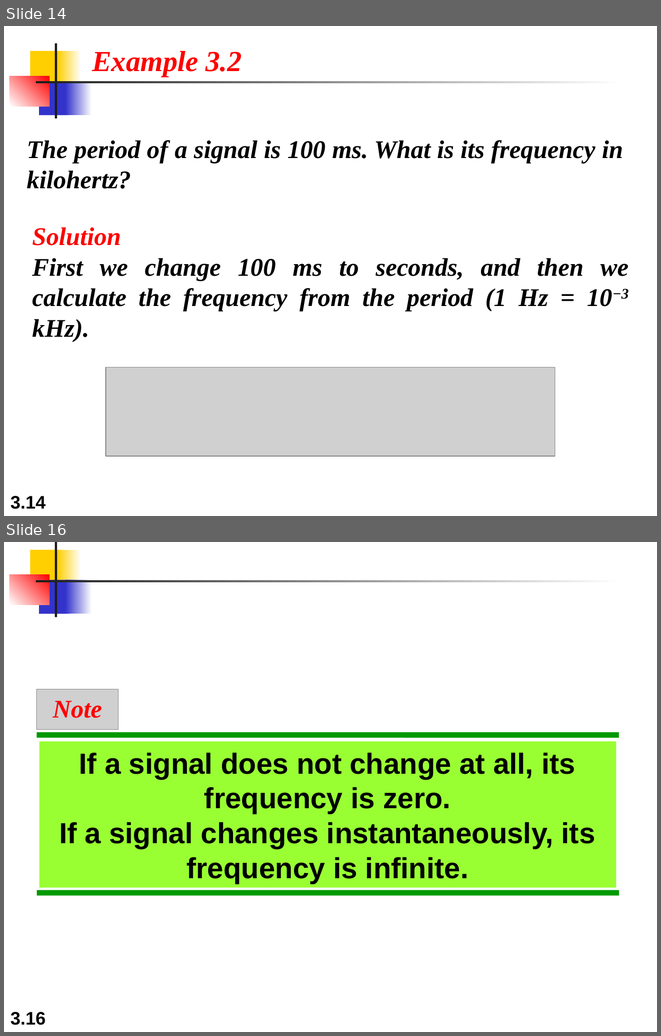
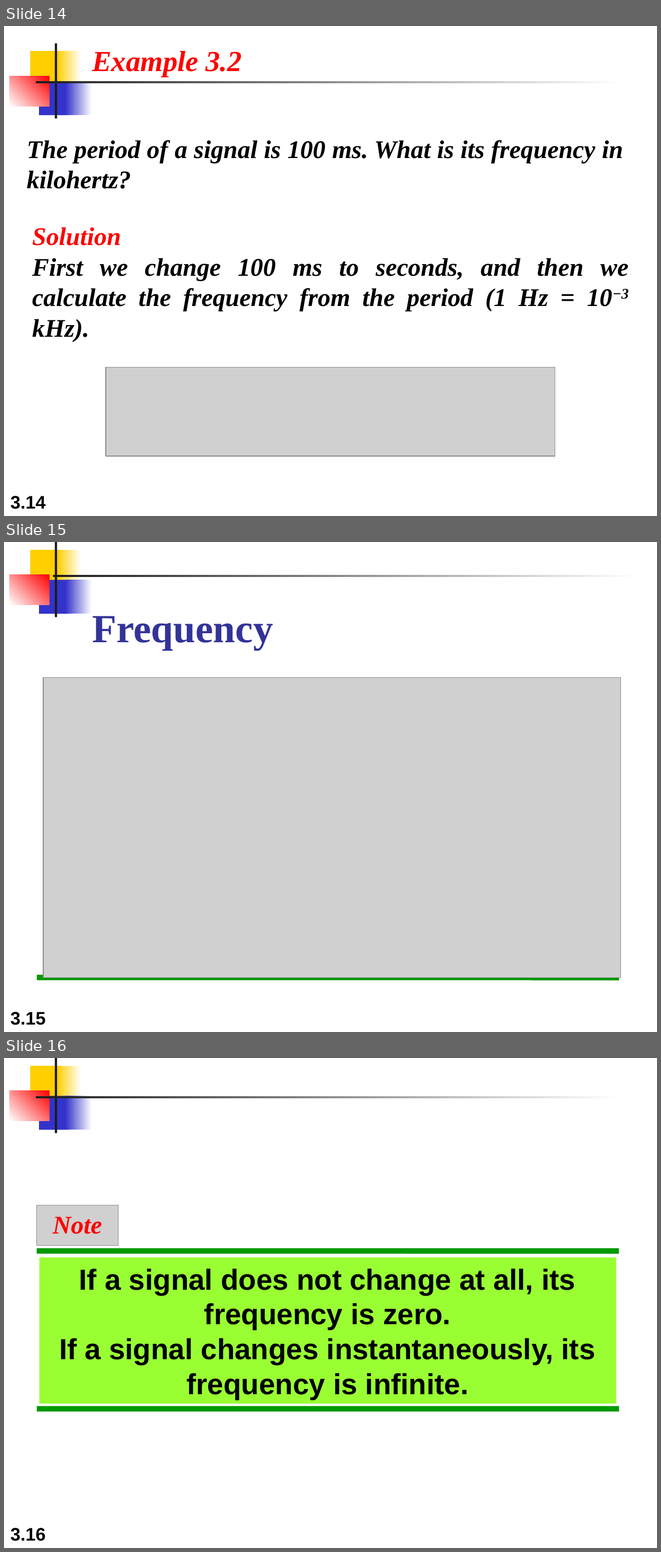
Before and after one commit to alzobaer/ICE-3262, a slide deck: Communication Engineering/Slides/Lecture-2 (Data _ Signal-Analog).ppt. Shown one above the other, each under a label of ours: slides 14 and 16 before the commit, slides 14, 15 and 16 after it; the slides between them are not shown. The pictures are 661x1036 and 661x1552 pixels, drawn with LibreOffice and Linux fonts; fonts in the diff are those of the drawing; grey boxes stand for pictures. Boxes give left, top, right and bottom in pixels: in the first picture for what was removed or moved away, otherwise in the second. Text is boxed around its words. In the diff, an @@ line names an element or a change of style, - is before the commit and + after.

```diff
--- a/Communication Engineering/Slides/Lecture-2 (Data _ Signal-Analog).ppt
+++ b/Communication Engineering/Slides/Lecture-2 (Data _ Signal-Analog).ppt
@@ slide 15 added at (4,542,657,1032), background #FFFFFF @@
@@ rectangle added at (30,550,61,584), fill #FFCF01 @@
@@ rectangle added at (55,542,57,617), fill #1C1C1C @@
@@ rectangle added at (58,550,81,584), fill gradient #FFCF01 to #FFFFFF @@
@@ rectangle added at (9,575,49,605), fill gradient #FFFFFF to #FF0000 @@
@@ rectangle added at (40,580,69,614), fill #3333CC @@
@@ rectangle added at (53,575,641,576), fill gradient #1C1C1C to #FFFFFF @@
@@ rectangle added at (65,580,91,614), fill gradient #3333CC to #FFFFFF @@
@@ title added at (92,616,273,650), 44 pt, text #333399, bold @@
+Frequency
@@ picture added at (43,677,621,977) @@
@@ line added from (37, 978) to (619, 978), #009900 6.01 pt @@
@@ page number added at (10,1012,46,1025), 20 pt, text #000000, bold @@
+3.15
```
Also in this commit, not shown: 1 slide changed, 1 slide removed, 41 other files.
